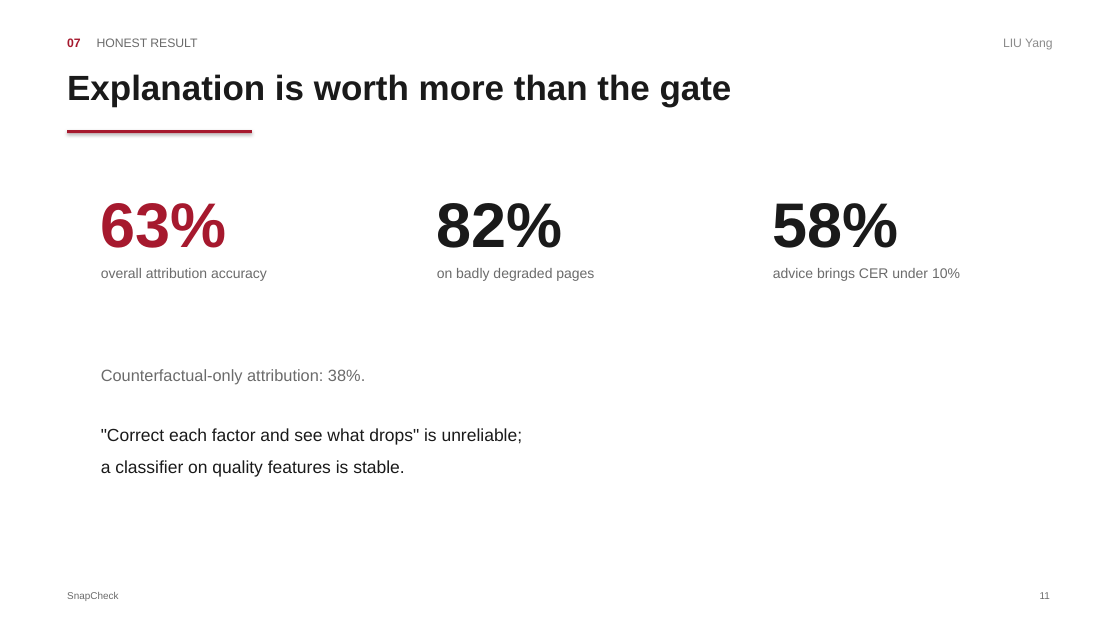
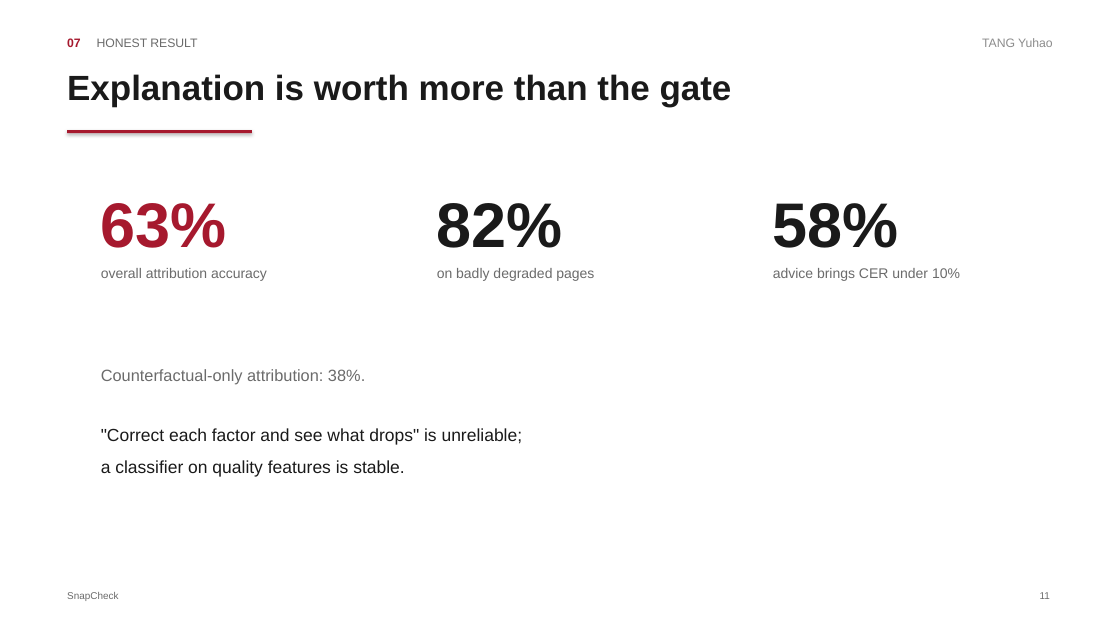
Before and after one commit to n0thing0717zkj-code/CDT501_SnapCheck, a slide deck: slide 11 of docs/CDT501_SnapCheck_Slides.pptx. Drawn at 1120x630 pixels with LibreOffice and Linux fonts; fonts in the diff are those of the drawing. Boxes give left, top, right and bottom in pixels: in the first picture for what was removed or moved away, otherwise in the second. Text is boxed around its words. In the diff, an @@ line names an element or a change of style, - is before the commit and + after.

Commit message:
Add TANG Yuhao: slides 10-11, split from LIU's block

```diff
--- a/docs/CDT501_SnapCheck_Slides.pptx
+++ b/docs/CDT501_SnapCheck_Slides.pptx
@@ text at <box>982,38,1053,47</box>: text changed @@
-LIU Yang
+TANG Yuhao
```
Also in this commit, not shown: 1 other slide changed, 2 other files.
